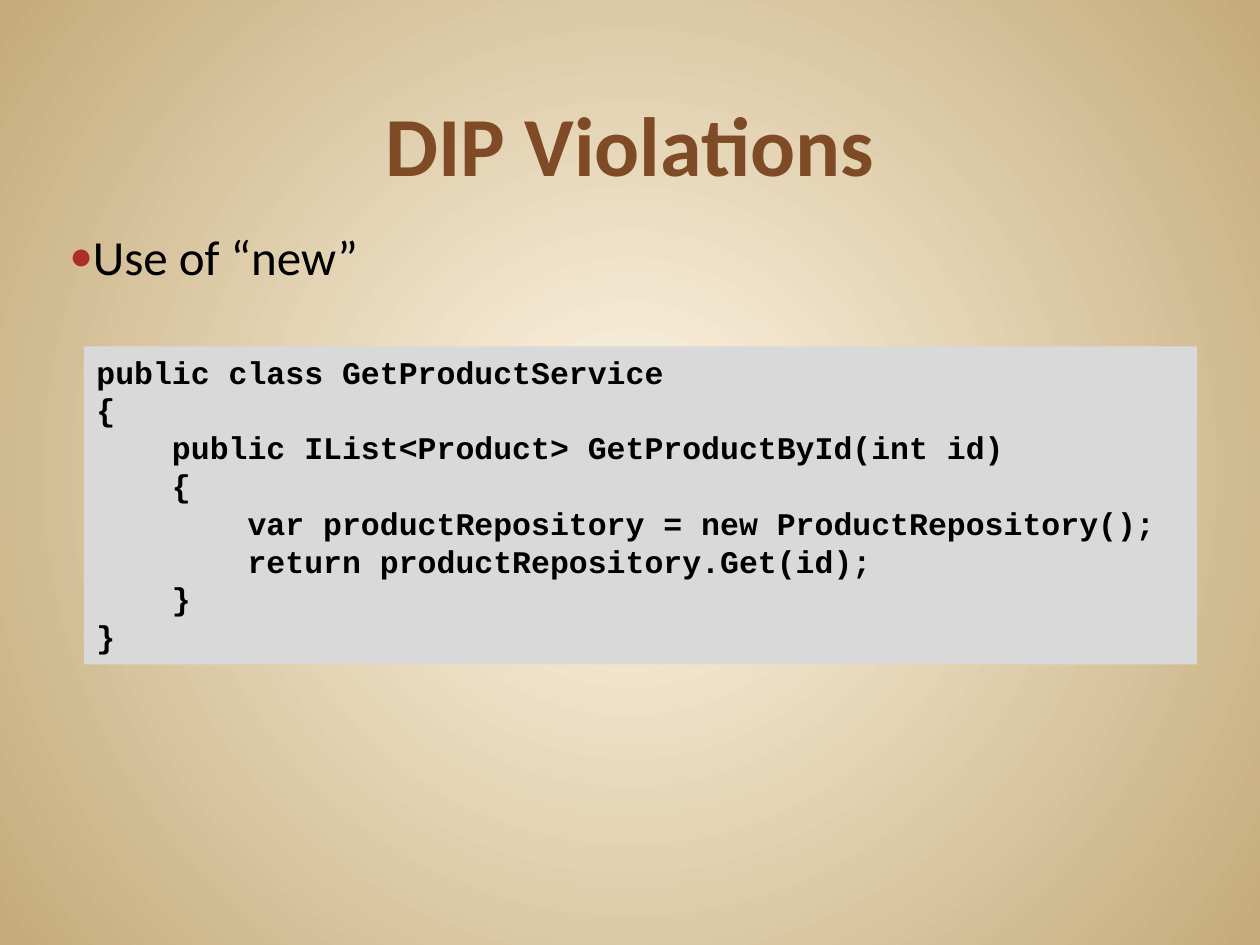
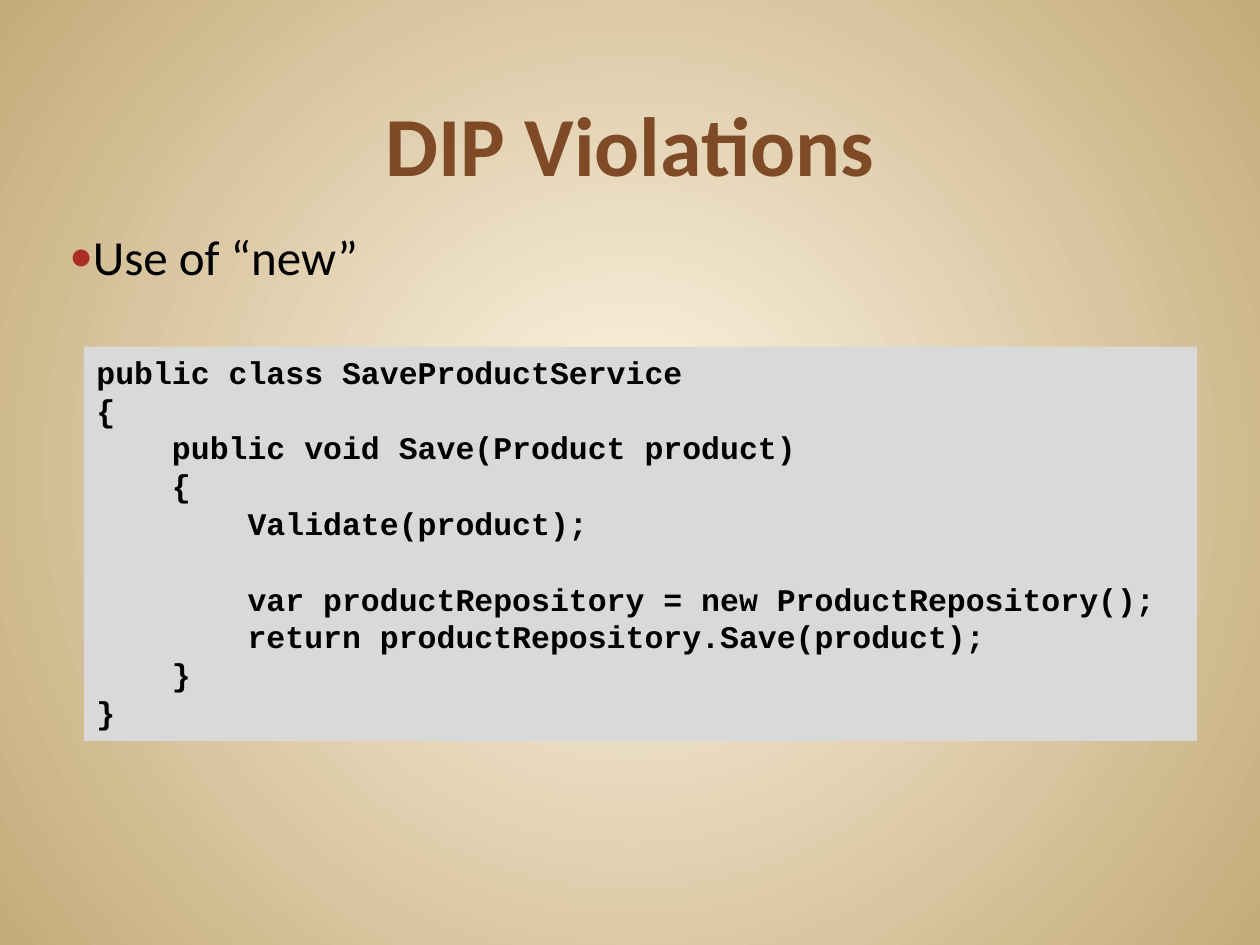
Before and after one commit to JonKruger/solid-principles, a slide deck: slide 63 of SOLID Software Design Principles - without small methods.pptx. Drawn at 1260x945 pixels with LibreOffice and Linux fonts; fonts in the diff are those of the drawing. Boxes give left, top, right and bottom in pixels: in the first picture for what was removed or moved away, otherwise in the second. Text is boxed around its words. In the diff, an @@ line names an element or a change of style, - is before the commit and + after.

Commit message:
using SaveProductService instead of GetProductService in DI since it's a better example

```diff
--- a/SOLID Software Design Principles - without small methods.pptx
+++ b/SOLID Software Design Principles - without small methods.pptx
@@ rectangle "public class SaveProductService": place and size @@
-rectangle "public class SaveProductService" at [84,346,1197,664]
+rectangle "public class SaveProductService" at [84,346,1197,741]
@@ text in rectangle at [96,361,682,391]: text changed @@
-public class GetProductService
+public class SaveProductService
@@ text in rectangle at [172,437,796,466]: text changed @@
-public IList<Product> GetProductById(int id)
+public void Save(Product product)
@@ text in rectangle at [248,512,588,542]: paragraph added @@
+Validate(product);
@@ text in rectangle at [248,626,985,655]: text changed @@
-return productRepository.Get(id);
+return productRepository.Save(product);
```
Also in this commit, not shown: 4 other slides changed, 1 other file.
